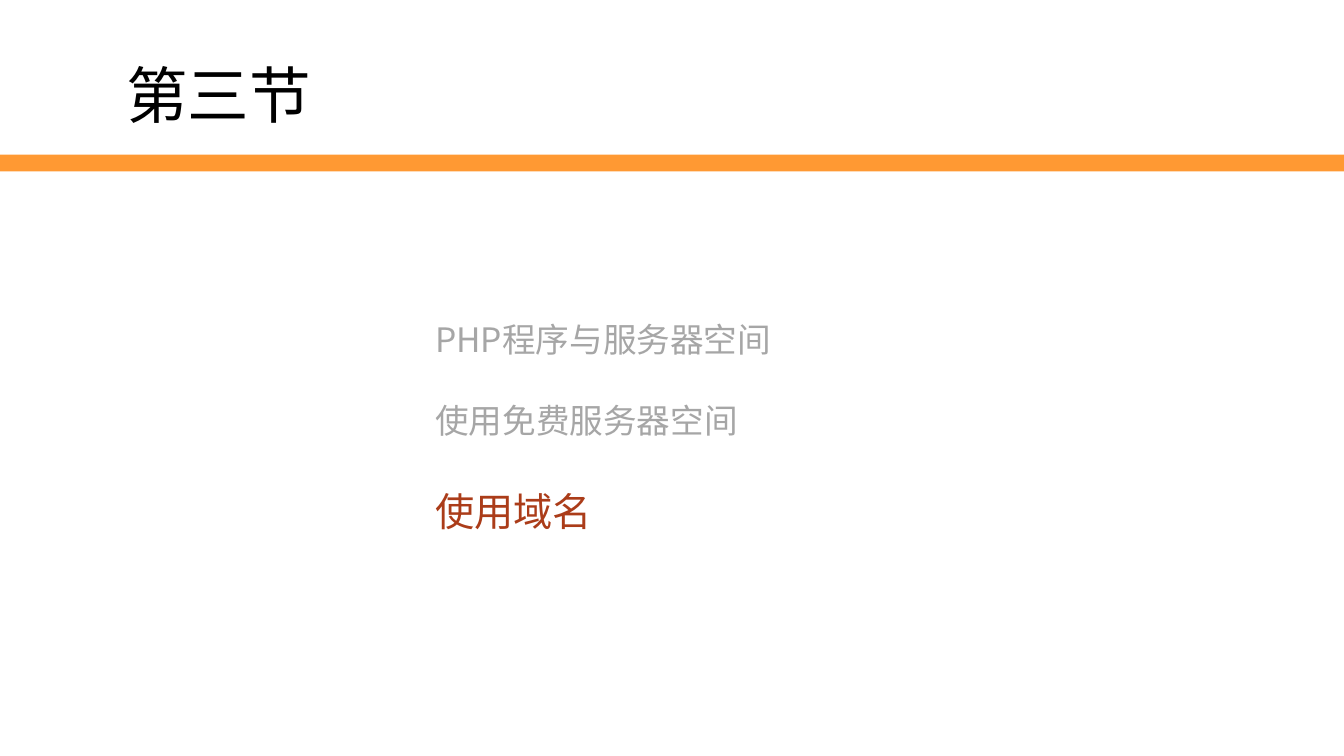
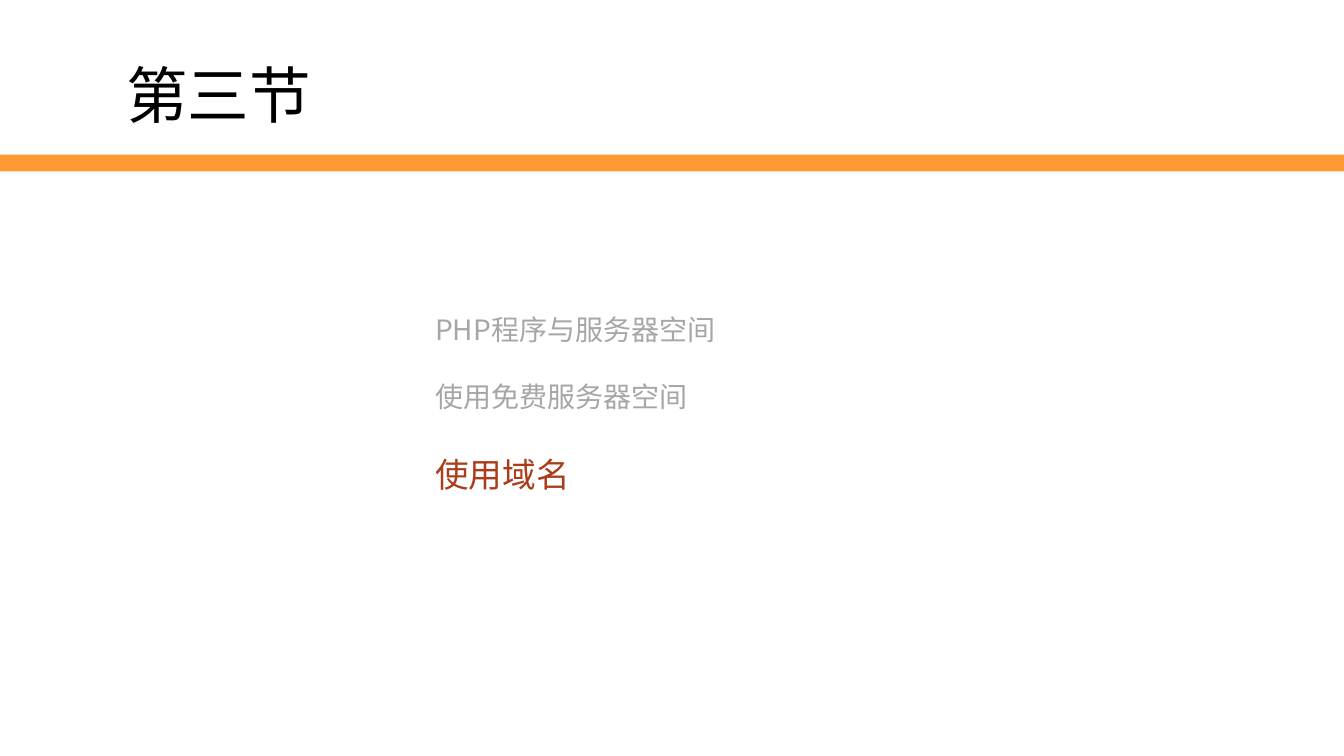
Before and after one commit to edu2act/2017-2018_1st_Wechat_Web_Programming, a slide deck: slide 20 of meterials/slides/ch02-server- and-domain-name.pptx. Drawn at 1344x756 pixels with LibreOffice and Linux fonts; fonts in the diff are those of the drawing; background and template pictures are left out. Boxes give left, top, right and bottom in pixels: in the first picture for what was removed or moved away, otherwise in the second. Text is boxed around its words. In the diff, an @@ line names an element or a change of style, - is before the commit and + after.

```diff
--- a/meterials/slides/ch02-server- and-domain-name.pptx
+++ b/meterials/slides/ch02-server- and-domain-name.pptx
@@ text "PHP程序与服务器空间" at (435,316,715,490): size 24 to 20 pt in "PHP程序与服务器空间", "使用免费服务器空间"; size 28 to 24 pt in "使用域名" @@
```
Also in this commit, not shown: 5 other slides changed, 1 other file.
